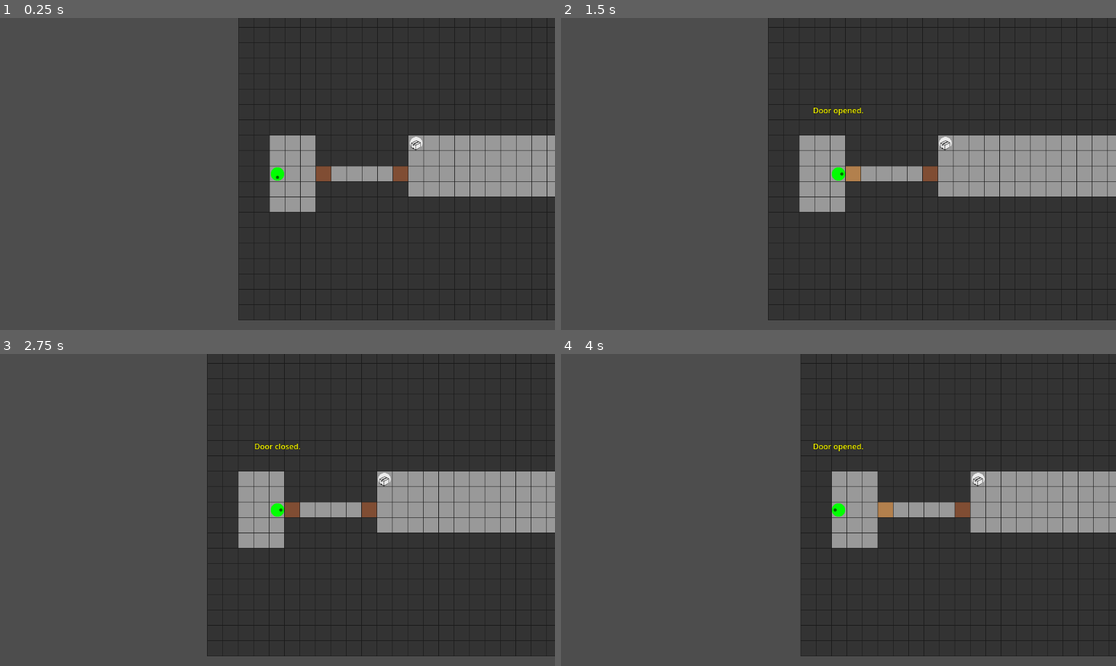
Above: before the commit, frames 1-4 (two rows, left to right).
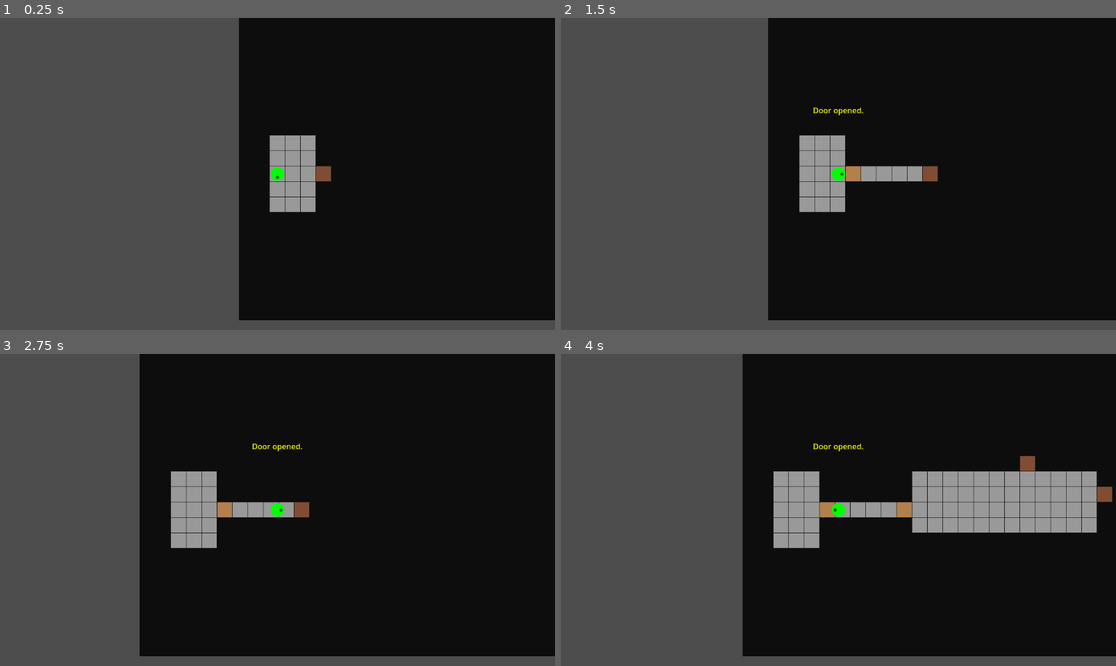
Above: after the commit, the same moments.

Repository: thoersch/SurhoriaTactica
Game: Godot game, scene res://scenes/WorldScene.tscn
Two runs of this game, one before a commit and one after it. Both use one fixed random seed, a clock stepped at 60 frames per second and the inputs below.
Inputs (mouse positions are in pixels of both pictures, inside the frame that each line leads up to):
- Up to frame 1 (0.25 s): no input
- Up to frame 2 (1.5 s): tap Enter (ui_accept) at 0.5, 0.77, 1.25 s; move the mouse to (960, 158) at 0.52 s; hold Right (ui_right) 0.53-1.25 s; tap 1 at 0.6 s; click (960, 158) at 0.67 s; drag from (727, 189) to (810, 236) at 1.27 s
- Up to frame 3 (2.75 s): tap Enter (ui_accept) at 2 s; move the mouse to (333, 441) at 2.02 s; hold Right (ui_right) from 2.03 s (still down); tap 3 at 2.1 s
- Up to frame 4 (4 s): release Right (ui_right) at 2.75 s; drag from (810, 572) to (672, 463) at 2.77 s; tap Enter (ui_accept) at 3.5, 3.77 s; move the mouse to (1005, 556) at 3.52 s; hold Left (ui_left) from 3.53 s (still down); tap E at 3.6 s

The runs differ from the first frame. In frame 1, 50% of the frame differs, in the area x 42-100%, y 0-97%; in frame 2, 54%; in frame 3, 69%, in the area x 25-100%, y 0-97%; in frame 4, 57%.

Commit message:
adds exploration triggered on doors

Diff:
--- a/data/world_maps/facility_floor1.json
+++ b/data/world_maps/facility_floor1.json
@@ -155,104 +155,104 @@
 	  "wall",
 	  "wall",
 	  "wall",
-	  "wall",
-	  "wall",
-	  "wall",
-	  "wall",
-	  "wall",
-	  "wall",
-	  "wall",
-	  "wall",
-	  "wall",
-	  "wall",
-	  "wall",
-	  "wall",
-	  "wall"
-	],
-	[
-	  "wall",
-	  "wall",
-	  "wall",
-	  "wall",
-	  "wall",
-	  "wall",
-	  "wall",
-	  "wall",
-	  "wall",
-	  "wall",
-	  "wall",
-	  "wall",
-	  "wall",
-	  "wall",
-	  "wall",
-	  "wall",
-	  "wall",
-	  "wall",
-	  "wall",
-	  "wall",
-	  "wall",
-	  "wall",
-	  "wall",
-	  "wall",
-	  "wall",
-	  "wall",
-	  "wall",
-	  "wall",
-	  "wall",
-	  "wall"
-	],
-	[
-	  "wall",
-	  "wall",
-	  "wall",
-	  "wall",
-	  "wall",
-	  "wall",
-	  "wall",
-	  "wall",
-	  "wall",
-	  "wall",
-	  "wall",
-	  "wall",
-	  "wall",
-	  "wall",
-	  "wall",
-	  "wall",
-	  "wall",
-	  "wall",
-	  "wall",
-	  "wall",
-	  "wall",
-	  "wall",
-	  "wall",
-	  "wall",
-	  "wall",
-	  "wall",
-	  "wall",
-	  "wall",
-	  "wall",
-	  "wall"
-	],
-	[
-	  "wall",
-	  "wall",
-	  "wall",
-	  "wall",
-	  "wall",
-	  "wall",
-	  "wall",
-	  "wall",
-	  "wall",
-	  "wall",
-	  "wall",
-	  "wall",
-	  "wall",
-	  "wall",
-	  "wall",
-	  "wall",
-	  "wall",
-	  "wall",
-	  "wall",
+	  "floor",
+	  "floor",
+	  "floor",
+	  "floor",
+	  "wall",
+	  "wall",
+	  "wall",
+	  "wall",
+	  "wall",
+	  "wall",
+	  "wall",
+	  "wall",
+	  "wall"
+	],
+	[
+	  "wall",
+	  "wall",
+	  "wall",
+	  "wall",
+	  "wall",
+	  "wall",
+	  "wall",
+	  "wall",
+	  "wall",
+	  "wall",
+	  "wall",
+	  "wall",
+	  "wall",
+	  "wall",
+	  "wall",
+	  "wall",
+	  "wall",
+	  "floor",
+	  "floor",
+	  "floor",
+	  "floor",
+	  "wall",
+	  "wall",
+	  "wall",
+	  "wall",
+	  "wall",
+	  "wall",
+	  "wall",
+	  "wall",
+	  "wall"
+	],
+	[
+	  "wall",
+	  "wall",
+	  "wall",
+	  "wall",
+	  "wall",
+	  "wall",
+	  "wall",
+	  "wall",
+	  "wall",
+	  "wall",
+	  "wall",
+	  "wall",
+	  "wall",
+	  "wall",
+	  "wall",
+	  "wall",
+	  "wall",
+	  "floor",
+	  "floor",
+	  "floor",
+	  "floor",
+	  "wall",
+	  "wall",
+	  "wall",
+	  "wall",
+	  "wall",
+	  "wall",
+	  "wall",
+	  "wall",
+	  "wall"
+	],
+	[
+	  "wall",
+	  "wall",
+	  "wall",
+	  "wall",
+	  "wall",
+	  "wall",
+	  "wall",
+	  "wall",
+	  "wall",
+	  "wall",
+	  "wall",
+	  "wall",
+	  "wall",
+	  "wall",
+	  "wall",
+	  "wall",
+	  "wall",
+	  "wall",
+	  "door",
 	  "wall",
 	  "wall",
 	  "wall",
@@ -680,6 +680,13 @@
 	  "is_open": false,
 	  "required_key": "crane",
 	  "lock_hint": "This door is locked. The lock has an engraving of a Crane on it."
+	},
+	{
+	  "position": {
+		"x": 18,
+		"y": 7
+	  },
+	  "is_open": false
 	}
   ],
   "encounter_zones": [
@@ -715,8 +722,8 @@
 	  "id": "key_crane",
 	  "type": "item",
 	  "position": {
-		"x": 11,
-		"y": 8
+		"x": 17,
+		"y": 4
 	  },
 	  "item_id": "key_crane",
 	  "amount": 1,
--- a/scripts/Battle/GameState.gd
+++ b/scripts/Battle/GameState.gd
@@ -483,18 +483,32 @@
 
 func _on_items_button_pressed():
 	if not grid.selected_unit:
+		print("DEBUG: No selected unit")
 		return
 
 	if not grid.selected_unit.can_attack():
-		return
-
-	# Get world state inventory
+		print("DEBUG: Unit can't attack")
+		return
+
+	# Get inventory from GameManager's world_state
 	var inventory = null
-	if has_node("/root/GameManager"):
-		# Try to access WorldState through saved file
-		var world_state = WorldState.new()
-		if world_state.load_from_file():
-			inventory = world_state.inventory
+	print("DEBUG: Checking for GameManager...")
+
+	# Use game_root to access the scene tree
+	if game_root and game_root.has_node("/root/GameManager"):
+		print("DEBUG: GameManager found")
+		var game_manager = game_root.get_node("/root/GameManager")
+		print("DEBUG: game_manager = ", game_manager)
+		print("DEBUG: game_manager.world_state = ", game_manager.world_state)
+
+		if game_manager.world_state:
+			print("DEBUG: world_state is not null")
+			inventory = game_manager.world_state.inventory
+			print("DEBUG: inventory = ", inventory)
+			if inventory:
+				print("DEBUG: inventory.items.size() = ", inventory.items.size())
+	else:
+		print("DEBUG: GameManager NOT found or game_root is null")
 
 	if inventory:
 		battle_item_ui.show_for_unit(grid.selected_unit, inventory)
@@ -513,6 +527,11 @@
 
 func use_item_on_unit(item: Item, unit: Unit):
 	print("Using ", item.item_name, " on ", unit.unit_name)
+
+	# Check if item has any uses left
+	if item.stackable and item.current_stack <= 0:
+		print("Item has no uses left!")
+		return
 
 	# Apply healing
 	if item.heal_amount > 0:
@@ -525,18 +544,22 @@
 		# Show heal effect (you could add visual feedback here)
 		show_heal_effect(unit, healed)
 
-	# Remove/decrease item from inventory
-	var world_state = WorldState.new()
-	if world_state.load_from_file():
-		if item.stackable:
-			item.remove_from_stack(1)
-			if item.current_stack <= 0:
-				world_state.inventory.remove_item(item)
-		else:
-			world_state.inventory.remove_item(item)
-
-		# Save updated inventory
-		world_state.save_to_file()
+	# Remove/decrease item from inventory using GameManager's world_state
+	if game_root and game_root.has_node("/root/GameManager"):
+		var game_manager = game_root.get_node("/root/GameManager")
+		if game_manager.world_state:
+			if item.stackable:
+				item.current_stack -= 1
+				if item.current_stack <= 0:
+					game_manager.world_state.inventory.remove_item(item)
+			else:
+				game_manager.world_state.inventory.remove_item(item)
+
+			# Save updated inventory
+			game_manager.world_state.save_to_file()
+
+			# Refresh the item UI to show updated counts
+			battle_item_ui.refresh_items()
 
 	# Mark unit as having attacked (using item counts as action)
 	unit.has_attacked = true
--- a/scripts/Battle/Main.gd
+++ b/scripts/Battle/Main.gd
@@ -12,6 +12,9 @@
 	game_state.battle_lost.connect(_on_battle_lost)
 
 func _input(event):
+	if game_state.battle_item_ui and game_state.battle_item_ui.visible:
+		return
+
 	if event is InputEventMouseButton and event.pressed and event.button_index == MOUSE_BUTTON_LEFT:
 		game_state.handle_mouse_click(get_global_mouse_position())
 	elif event is InputEventMouseMotion:
--- a/scripts/world/GameManager.gd
+++ b/scripts/world/GameManager.gd
@@ -1,18 +1,19 @@
 extends Node
 
 var player_roster: Array = []
-var current_world_map: String = "facility_floor1"  # Changed
-var world_position: Vector2 = Vector2.ZERO  # Changed
+var current_world_map: String = "facility_floor1"
+var world_position: Vector2 = Vector2.ZERO
 var pending_battle_id: String = ""
-var return_to_world_after_battle: bool = false  # Changed
+var return_to_world_after_battle: bool = false
+var world_state: WorldState = null
 
 func _ready():
-	# Initialize player roster
 	PlayerRoster.load_roster()
+	world_state = WorldState.new()
 
 func start_battle(battle_id: String):
 	pending_battle_id = battle_id
-	return_to_world_after_battle = true  # Changed
+	return_to_world_after_battle = true
 	print("GameManager: Starting battle ", battle_id)
 	call_deferred("change_to_battle")
 
--- a/scripts/world/WorldScene.gd
+++ b/scripts/world/WorldScene.gd
@@ -40,7 +40,11 @@
 	ItemDatabase.load_items()
 
 	# Initialize world state
-	world_state = WorldState.new()
+	if has_node("/root/GameManager"):
+		var gm = get_node("/root/GameManager")
+		world_state = gm.world_state
+	else:
+		world_state = WorldState.new()
 
 	# Setup UI
 	setup_message_ui()
@@ -220,6 +224,12 @@
 		for door in doors:
 			var pos = Vector2(door.position.x, door.position.y)
 			world_state.mark_door_open(pos, door.get("is_open", false))
+
+		# Explore starting room (from spawn point)
+		var spawn = current_map_data.get("spawn_point", {"x": 2, "y": 10})
+		var spawn_pos = Vector2(spawn.x, spawn.y)
+		var tiles = current_map_data.get("tiles", [])
+		world_state.explore_room(map_id, spawn_pos, tiles)
 	else:
 		print("Preserving loaded door states")
 		var doors = current_map_data.get("doors", [])
@@ -332,8 +342,16 @@
 	for y in range(tiles.size()):
 		var row = tiles[y]
 		for x in range(row.size()):
+			var tile_pos = Vector2(x, y)
+
+			# Only draw explored tiles
+			if not world_state.is_tile_explored(world_state.current_map_id, tile_pos):
+				# Draw black/dark fog
+				var rect = Rect2(x * tile_size, y * tile_size, tile_size, tile_size)
+				draw_rect(rect, Color(0.05, 0.05, 0.05))
+				continue
+
 			var tile_type = row[x]
-			var tile_pos = Vector2(x, y)
 
 			if tile_type == "door" and world_state.is_door_open(tile_pos):
 				tile_type = "door_open"
@@ -380,11 +398,12 @@
 			# Grid lines
 			draw_rect(rect, Color(0.1, 0.1, 0.1), false, 1.0)
 
-	# Draw interactables (containers/documents)
+	# Only draw interactables and objects if their tiles are explored
 	for interactable in interactables:
-		draw_interactable(interactable)
-
-	# Draw objects (new system)
+		if world_state.is_tile_explored(world_state.current_map_id, interactable.position):
+			draw_interactable(interactable)
+
+	# Draw objects (new system) - only if explored
 	var objects = current_map_data.get("objects", [])
 	var font = ThemeDB.fallback_font
 	var font_size = 20
@@ -392,6 +411,11 @@
 	for obj in objects:
 		# Skip if object has been collected/interacted with
 		if is_object_consumed(obj.id):
+			continue
+
+		# Skip if not explored
+		var obj_pos = Vector2(obj.position.x, obj.position.y)
+		if not world_state.is_tile_explored(world_state.current_map_id, obj_pos):
 			continue
 
 		var pos = obj.position
@@ -672,33 +696,21 @@
 
 # Door functions
 func toggle_door(tile_pos: Vector2):
-	var is_open = world_state.is_door_open(tile_pos)
-
-	if is_open:
-		# Close door
-		world_state.mark_door_open(tile_pos, false)
-		show_message("Door closed.")
-		create_collision()
-		queue_redraw()
-		return
-
-	# Try to open door - check if locked
 	var door_data = get_door_data(tile_pos)
-	if door_data == null:
-		# No door data, just open it
-		world_state.mark_door_open(tile_pos, true)
-		show_message("Door opened.")
-		create_collision()
-		queue_redraw()
-		return
-
 	var required_key = door_data.get("required_key", "")
-	var lock_hint = door_data.get("lock_hint", "This door is locked.")
 
 	if required_key == "":
 		# No key required, open it
 		world_state.mark_door_open(tile_pos, true)
 		show_message("Door opened.")
+
+		# Explore the newly accessible area on BOTH sides of the door
+		var tiles = current_map_data.get("tiles", [])
+		var directions = [Vector2(1, 0), Vector2(-1, 0), Vector2(0, 1), Vector2(0, -1)]
+		for dir in directions:
+			var explore_pos = tile_pos + dir
+			world_state.explore_room(world_state.current_map_id, explore_pos, tiles)
+
 		create_collision()
 		queue_redraw()
 		return
@@ -709,10 +721,19 @@
 		world_state.mark_door_open(tile_pos, true)
 		var key_name = get_key_name(required_key)
 		show_message("Used the " + key_name + ".")
+
+		# Explore the newly accessible area on BOTH sides of the door
+		var tiles = current_map_data.get("tiles", [])
+		var directions = [Vector2(1, 0), Vector2(-1, 0), Vector2(0, 1), Vector2(0, -1)]
+		for dir in directions:
+			var explore_pos = tile_pos + dir
+			world_state.explore_room(world_state.current_map_id, explore_pos, tiles)
+
 		create_collision()
 		queue_redraw()
 	else:
 		# Player doesn't have the key
+		var lock_hint = door_data.get("lock_hint", "")
 		show_message(lock_hint, 4.0)
 
 func get_door_data(tile_pos: Vector2) -> Dictionary:
@@ -760,6 +781,12 @@
 		)
 		player.position = world_state.player_position
 
+		# Explore the destination room after transitioning
+		var target_pos = Vector2(target_position.x, target_position.y)
+		var tiles = current_map_data.get("tiles", [])
+		world_state.explore_room(target_map, target_pos, tiles)
+		queue_redraw()  # Redraw to show the newly explored area
+
 func _on_battle_triggered():
 	print("Transitioning to battle...")
 	var battle_id = get_current_zone_battle()
--- a/scripts/world/WorldState.gd
+++ b/scripts/world/WorldState.gd
@@ -6,6 +6,7 @@
 var player_position: Vector2 = Vector2.ZERO
 var door_states: Dictionary = {}
 var interactable_states: Dictionary = {}  # Track state of interactables by ID
+var explored_tiles: Dictionary = {}
 var collected_items: Array = []
 var killed_enemies: Array = []
 var completed_events: Array = []
@@ -23,6 +24,54 @@
 	if parts.size() == 2:
 		return Vector2(float(parts[0]), float(parts[1]))
 	return Vector2.ZERO
+
+func mark_tile_explored(map_id: String, position: Vector2):
+	var key = map_id + ":" + vector_to_key(position)
+	explored_tiles[key] = true
+
+func is_tile_explored(map_id: String, position: Vector2) -> bool:
+	var key = map_id + ":" + vector_to_key(position)
+	return explored_tiles.get(key, false)
+
+func explore_room(map_id: String, start_pos: Vector2, tiles: Array):
+	"""Flood fill to explore all connected floor tiles from start position"""
+	var to_explore = [start_pos]
+	var explored_set = {}
+
+	while not to_explore.is_empty():
+		var pos = to_explore.pop_back()
+		var key = str(int(pos.x)) + "," + str(int(pos.y))
+
+		# Skip if already explored in this flood fill
+		if explored_set.has(key):
+			continue
+
+		# Check bounds
+		if pos.y < 0 or pos.y >= tiles.size():
+			continue
+		if pos.x < 0 or pos.x >= tiles[int(pos.y)].size():
+			continue
+
+		var tile_type = tiles[int(pos.y)][int(pos.x)]
+
+		# Skip walls
+		if tile_type == "wall":
+			continue
+
+		# Skip closed doors (but mark the door itself as explored)
+		if tile_type == "door" and not is_door_open(pos):
+			mark_tile_explored(map_id, pos)
+			continue
+
+		# Mark as explored
+		explored_set[key] = true
+		mark_tile_explored(map_id, pos)
+
+		# Add neighbors
+		to_explore.append(pos + Vector2(1, 0))
+		to_explore.append(pos + Vector2(-1, 0))
+		to_explore.append(pos + Vector2(0, 1))
+		to_explore.append(pos + Vector2(0, -1))
 
 func to_dict() -> Dictionary:
 	return {
@@ -37,6 +86,7 @@
 		"killed_enemies": killed_enemies,
 		"completed_events": completed_events,
 		"visited_maps": visited_maps,
+		"explored_tiles": explored_tiles,  # Add this
 		"inventory": inventory.to_dict()
 	}
 
@@ -52,6 +102,7 @@
 	killed_enemies = data.get("killed_enemies", [])
 	completed_events = data.get("completed_events", [])
 	visited_maps = data.get("visited_maps", [])
+	explored_tiles = data.get("explored_tiles", {})  # Add this
 
 	# Load inventory
 	if data.has("inventory"):
